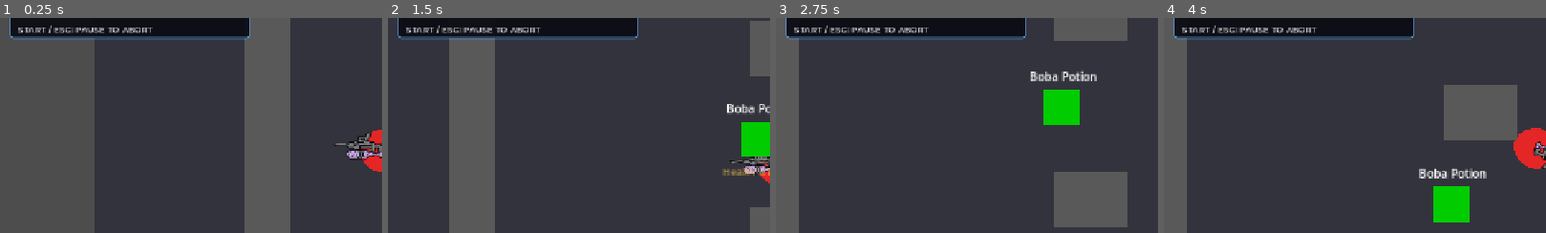
Above: before the commit, frames 1-4 (left to right).
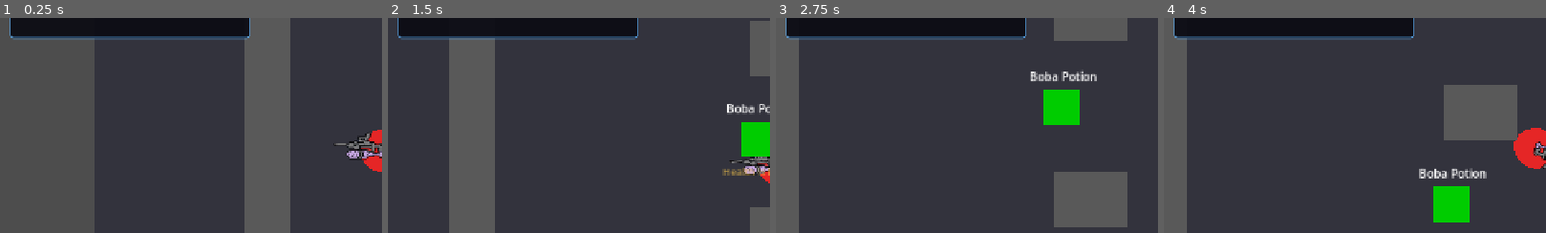
Above: after the commit, the same moments.

Repository: coyote321/BobaGame
Game: Godot game, scene res://Scenes/MissionScene.tscn
The game is run twice, just before and just after one commit, with the same random seed, the same clock (stepped at 60 frames per second) and the same inputs. This scene is started directly instead of the project's main scene. Sound files missing from this copy of the repository are replaced by a short silence.
Inputs (mouse positions are % of the whole screen's width and height, from its top left):
- Up to frame 1 (0.25 s): no input
- Up to frame 2 (1.5 s): tap Enter at 0.5 s; move the mouse to (72, 45) at 0.52 s; hold D (move_right) 0.53-1.28 s; tap G (ability) at 0.6 s; click (72, 45) at 0.67 s; tap E (interact) at 1.25 s; move the mouse to (30, 55) at 1.27 s; hold S (move_down) from 1.28 s (still down); right-click (30, 55) at 1.35 s
- Up to frame 3 (2.75 s): move the mouse to (60, 28) at 2.02 s; release S (move_down) at 2.03 s; press the mouse at (60, 28) at 2.03 s; hold D (move_right) from 2.03 s (still down)
- Up to frame 4 (4 s): move the mouse to (45, 70) at 2.77 s; release D (move_right) at 2.78 s; release the mouse at (45, 70) at 2.78 s; hold W (move_up) 2.78-3.53 s; tap Ctrl (crouch) at 2.85 s; click (45, 70) at 2.92 s; move the mouse to (80, 65) at 3.52 s; hold A (move_left) from 3.53 s (still down); hold E (interact) from 3.53 s (still down)
The pictures show only the part of the screen within x 0-50%, y 19-69%; the shares and areas given below are measured in that part.

The runs differ from the first frame. In frame 1, 0.6% of the frame differs, in the area x 4-40%, y 3-8%; in frame 2, 0.6%; in frame 3, 0.6%; in frame 4, 0.6%.

Commit message:
Remove Abort Mission button

Diff:
--- a/Scenes/HUD.tscn
+++ b/Scenes/HUD.tscn
@@ -134,33 +134,6 @@
 theme_override_font_sizes/font_size = 18
 text = "TIME: 60s"
 
-[node name="AbortButton" type="Button" parent="MissionPanel"]
-visible = false
-layout_mode = 0
-offset_left = 14.0
-offset_top = 70.0
-offset_right = 190.0
-offset_bottom = 100.0
-theme_override_colors/font_color = Color(1, 1, 1, 1)
-theme_override_colors/font_hover_color = Color(1, 0.45, 0.45, 1)
-theme_override_fonts/font = ExtResource("7_font_bold")
-theme_override_font_sizes/font_size = 16
-text = "ABORT MISSION"
-flat = true
-
-[node name="AbortHintLabel" type="Label" parent="MissionPanel"]
-layout_mode = 0
-offset_left = 14.0
-offset_top = 72.0
-offset_right = 396.0
-offset_bottom = 98.0
-theme_override_colors/font_color = Color(0.75, 0.75, 0.8, 1)
-theme_override_colors/font_outline_color = Color(0, 0, 0, 1)
-theme_override_constants/outline_size = 2
-theme_override_fonts/font = ExtResource("7_font_bold")
-theme_override_font_sizes/font_size = 14
-text = "START / ESC: PAUSE TO ABORT"
-
 [node name="ReturnButton" type="Button" parent="MissionPanel"]
 visible = false
 layout_mode = 0
--- a/Scripts/HUD.gd
+++ b/Scripts/HUD.gd
@@ -9,8 +9,6 @@
 @onready var health_text: Label = $HealthPanel/HealthText
 @onready var objective_label: Label = $MissionPanel/ObjectiveLabel
 @onready var timer_label: Label = $MissionPanel/TimerLabel
-@onready var abort_button: Button = $MissionPanel/AbortButton
-@onready var abort_hint_label: Label = $MissionPanel/AbortHintLabel
 @onready var return_button: Button = $MissionPanel/ReturnButton
 @onready var money_label: Label = $MoneyPanel/MoneyLabel
 @onready var level_label: Label = $ProgressionPanel/LevelLabel
@@ -162,10 +160,6 @@
 		objective_label.add_theme_color_override("font_color", color)
 	if timer_label:
 		timer_label.visible = false
-	if abort_button:
-		abort_button.visible = false
-	if abort_hint_label:
-		abort_hint_label.visible = false
 	if return_button:
 		return_button.visible = true
 
